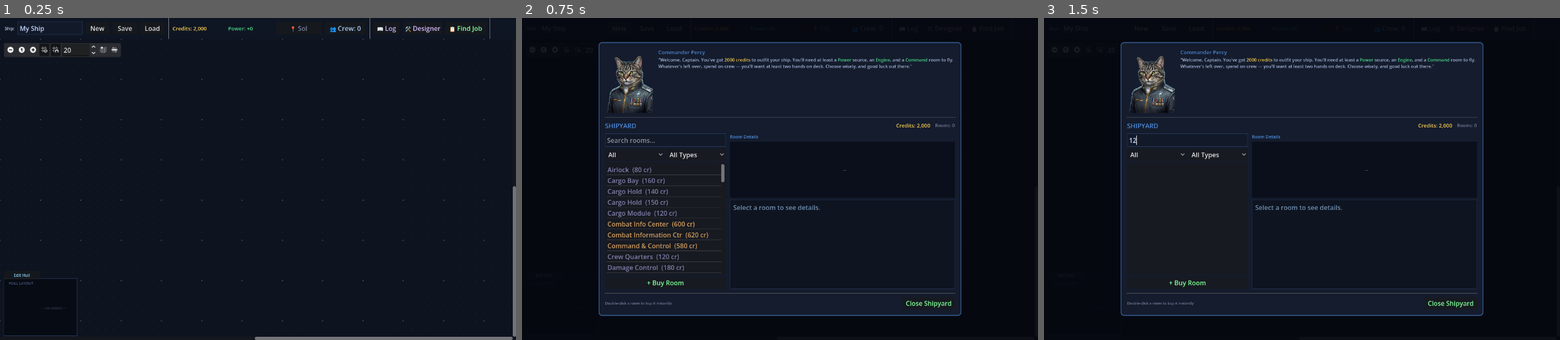
Above: before the commit, frames 1-3 (left to right).
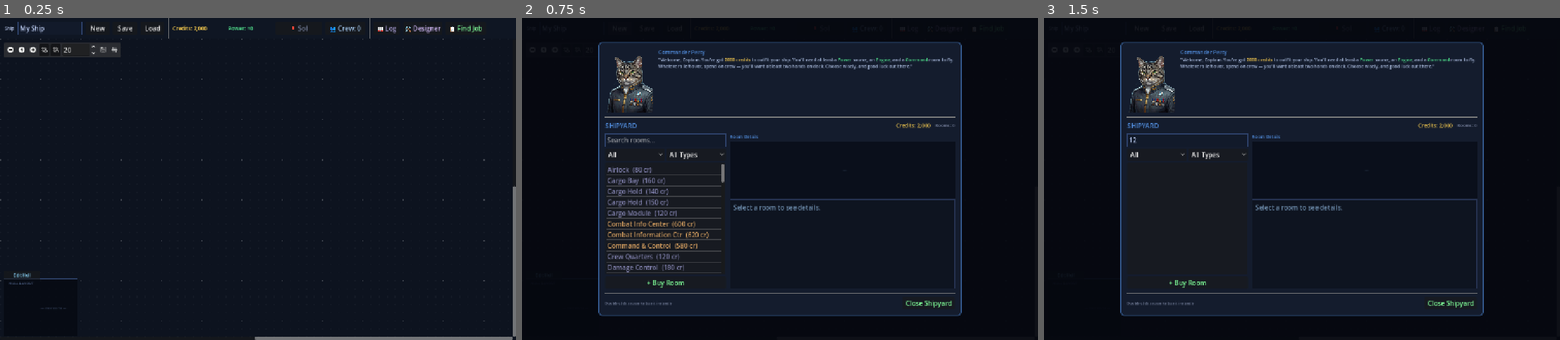
Above: after the commit, the same moments.

Repository: ronmurphy/StarNode-godot
Game: Godot game, scene res://scenes/main.tscn
Two runs of this game, one before a commit and one after it. Both use one fixed random seed, a clock stepped at 60 frames per second and the inputs below.
Inputs (mouse positions are in pixels of both pictures, inside the frame that each line leads up to):
- Up to frame 1 (0.25 s): no input
- Up to frame 2 (0.75 s): click "New" at 0.5 s
- Up to frame 3 (1.5 s): click (1188, 140) at 1.27 s; type "12" at 1.35 s

The runs differ from the first frame. In frame 1, 0.8% of the frame differs, in the area x 0-100%, y 0-100%; in frame 2, 4.6%, in the area x 14-86%, y 7-93%; in frame 3, 2.9%.

Commit message:
Add crew mission guide and update crew assets; adjust project settings

Diff:
--- a/project.godot
+++ b/project.godot
@@ -26,6 +26,9 @@
 window/size/viewport_width=1280
 window/size/viewport_height=800
 window/size/initial_position_type=2
+window/size/mode=2
+window/stretch/mode="canvas_items"
+window/stretch/aspect="keep_height"
 
 [physics]
 
Not shown, added: STORYLINE_GUIDE.txt
Not shown, added: assets/pictures/crew/bella_twin.png.import
Not shown, added: assets/pictures/crew/fluffy_contractor.png.import
Not shown, added: assets/pictures/crew/murphy_merchant.png.import
Not shown, added: assets/pictures/crew/rina_twin.png.import
Not shown, added: assets/pictures/crew/river_ambassador.png.import
Not shown, added: assets/pictures/crew/tumbler_tradeboss.png.import
Not shown, changed: web/StarNode.png.import
Not shown, changed: Nship.snship
Not shown, added: assets/pictures/crew/bella_twin.png
Not shown, added: assets/pictures/crew/fluffy_contractor.png
Not shown, added: assets/pictures/crew/murphy_merchant.png
(and 5 more such lines)
